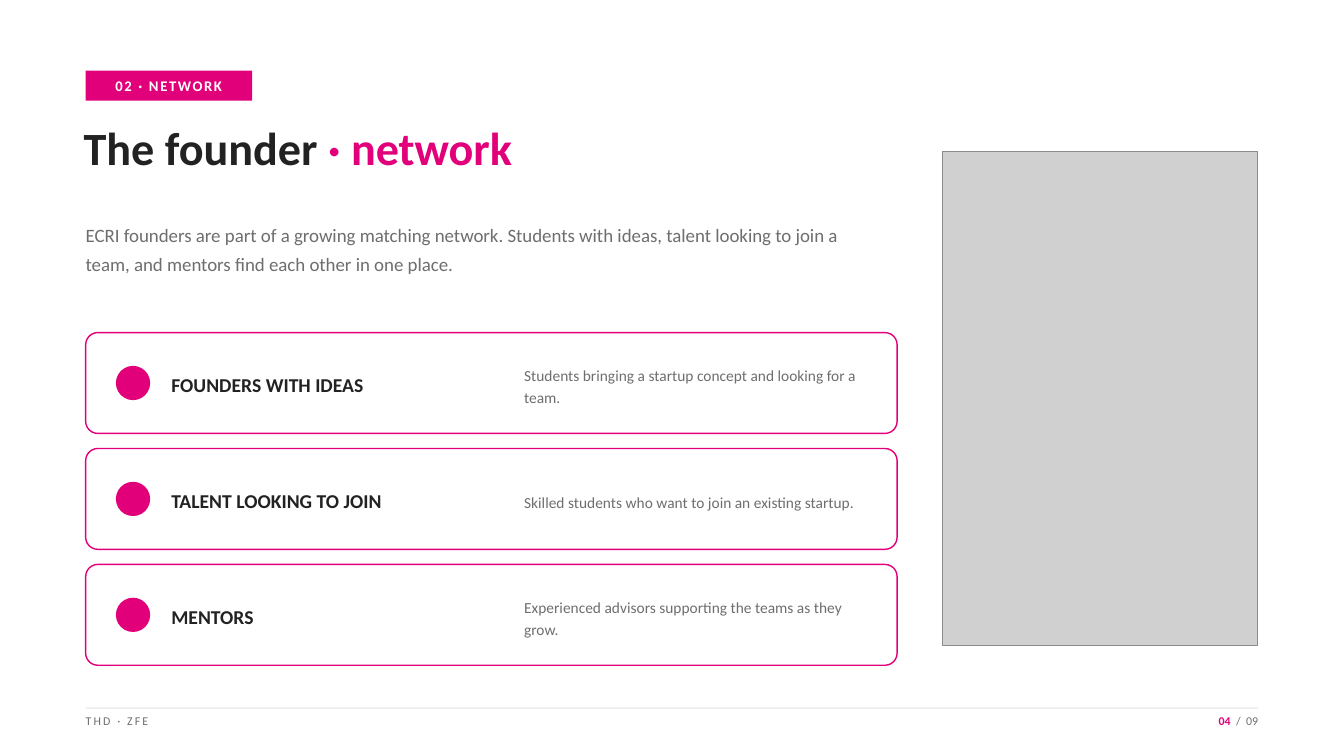
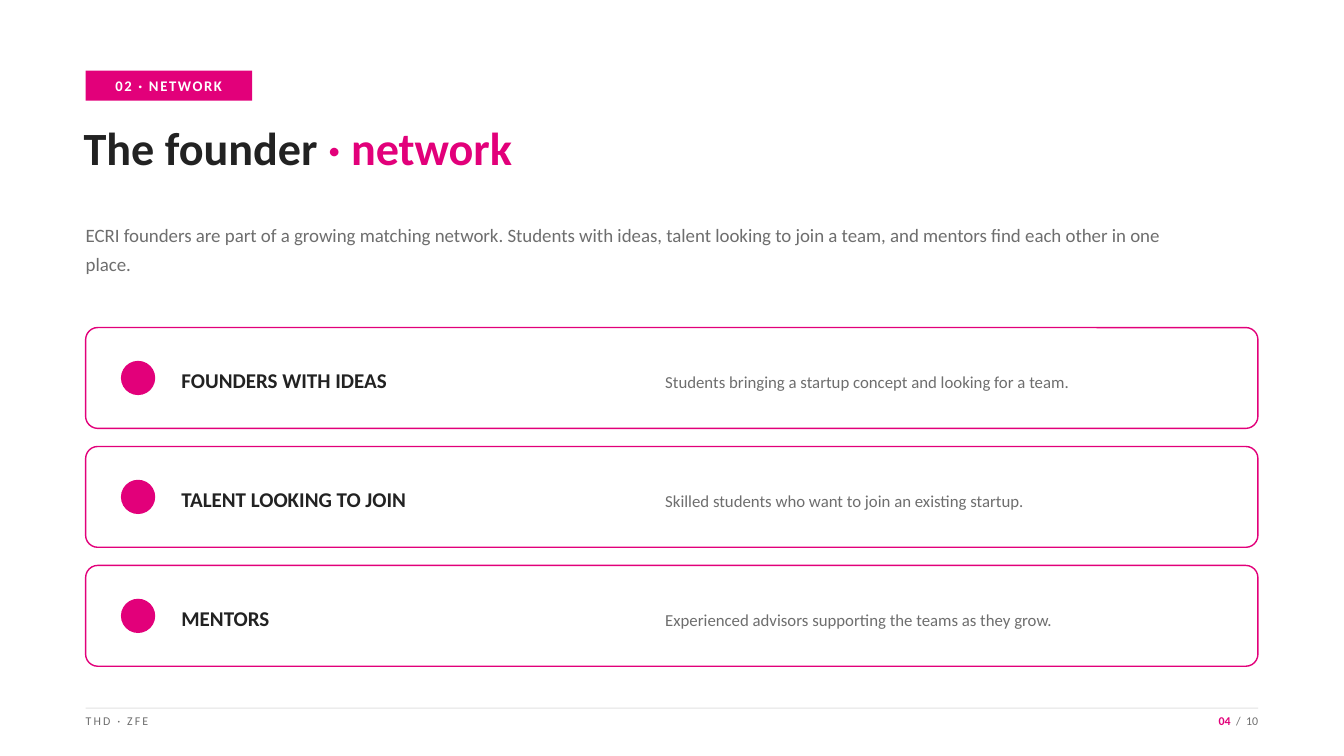
Before and after one commit to MohdAbuRezeq/angrybirds, a slide deck: slide 4 of presentation/ECRI_Faculty_Board_Briefing_ZfE.pptx. Drawn at 1344x756 pixels with LibreOffice and Linux fonts; fonts in the diff are those of the drawing; grey boxes stand for pictures. Boxes give left, top, right and bottom in pixels: in the first picture for what was removed or moved away, otherwise in the second. Text is boxed around its words. In the diff, an @@ line names an element or a change of style, - is before the commit and + after.

```diff
--- a/presentation/ECRI_Faculty_Board_Briefing_ZfE.pptx
+++ b/presentation/ECRI_Faculty_Board_Briefing_ZfE.pptx
@@ picture removed at [943, 151, 1258, 645] @@
@@ text "ECRI founders are part of ..." rewrapped from [86, 229, 837, 274] to [86, 229, 1159, 274] @@
@@ rounded rectangle: place and size @@
-rounded rectangle at [86, 333, 897, 434]
+rounded rectangle at [86, 328, 1258, 429]
@@ size 14 to 15 pt in 3 elements at [181, 612, 269, 626], [181, 493, 406, 507], [181, 374, 386, 388] @@
@@ text "FOUNDERS WITH IDEAS": place and size @@
-text "FOUNDERS WITH IDEAS" at [171, 379, 363, 392]
+text "FOUNDERS WITH IDEAS" at [181, 374, 386, 388]
@@ size 11 to 12 pt in 3 elements at [665, 614, 1051, 629], [665, 495, 1023, 510], [665, 376, 1068, 391] @@
@@ text "Students bringing a startup concept ...": place and size @@
-text "Students bringing a startup concept ..." at [524, 370, 855, 403]
+text "Students bringing a startup concept ..." at [665, 376, 1068, 391]
@@ ellipse: place and size @@
-ellipse at [116, 366, 150, 400]
+ellipse at [121, 361, 155, 395]
@@ rounded rectangle: place and size @@
-rounded rectangle at [86, 449, 897, 549]
+rounded rectangle at [86, 447, 1258, 547]
@@ text "TALENT LOOKING TO JOIN": place and size @@
-text "TALENT LOOKING TO JOIN" at [171, 495, 382, 508]
+text "TALENT LOOKING TO JOIN" at [181, 493, 406, 507]
@@ text "Skilled students who want to ...": place and size @@
-text "Skilled students who want to ..." at [524, 497, 854, 511]
+text "Skilled students who want to ..." at [665, 495, 1023, 510]
@@ ellipse: place and size @@
-ellipse at [116, 482, 150, 516]
+ellipse at [121, 480, 155, 514]
@@ rounded rectangle: place and size @@
-rounded rectangle at [86, 565, 897, 665]
+rounded rectangle at [86, 566, 1258, 666]
@@ ellipse: place and size @@
-ellipse at [116, 598, 150, 632]
+ellipse at [121, 599, 155, 633]
@@ text "MENTORS": place and size @@
-text "MENTORS" at [171, 611, 253, 624]
+text "MENTORS" at [181, 612, 269, 626]
@@ text "Experienced advisors supporting the teams ...": place and size @@
-text "Experienced advisors supporting the teams ..." at [524, 602, 842, 638]
+text "Experienced advisors supporting the teams ..." at [665, 614, 1051, 629]
@@ text at [1219, 717, 1258, 725]: text changed @@
-04 / 09
+04 / 10
```
Also in this commit, not shown: 8 other slides changed, 1 slide added, 1 other file.
